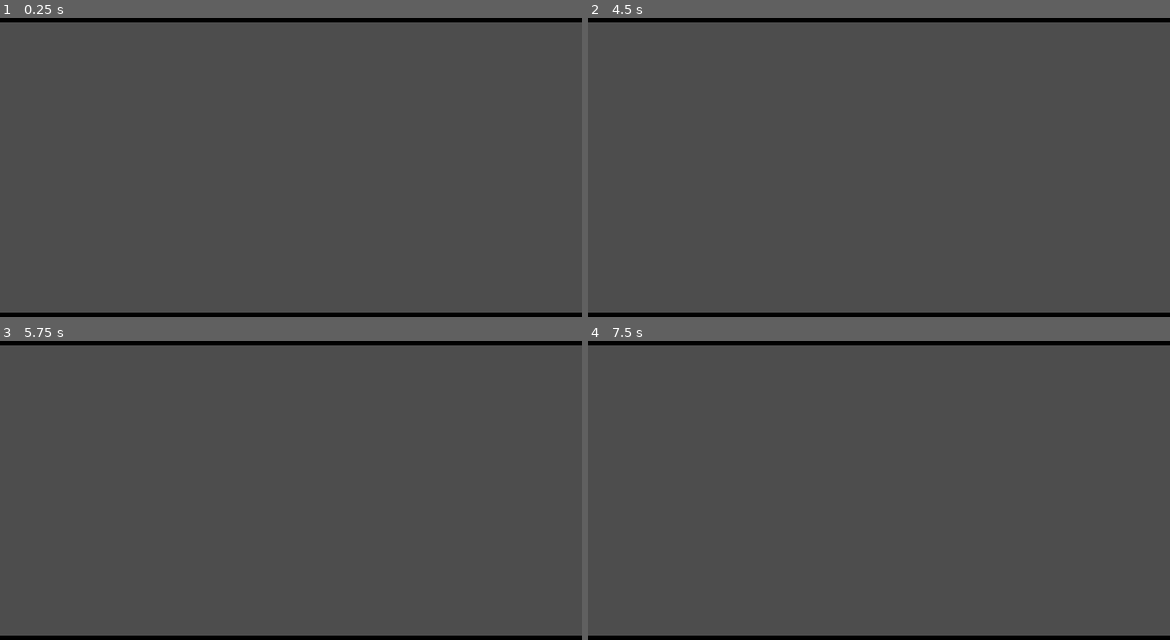
Above: before the commit, frames 1-4 (two rows, left to right).
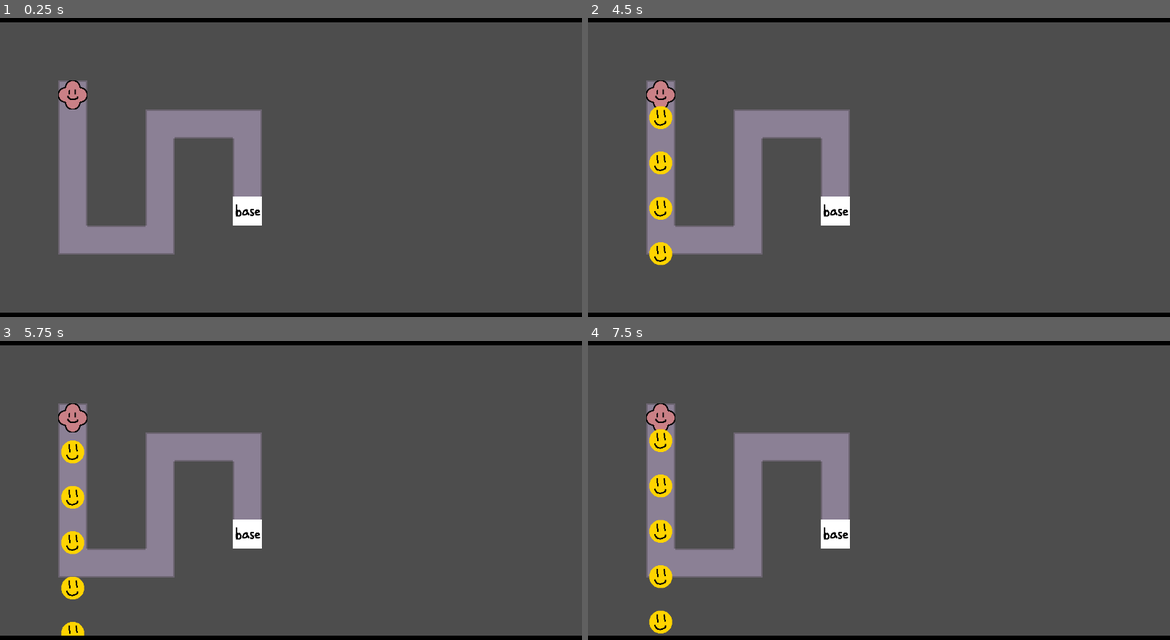
Above: after the commit, the same moments.

Repository: ladybunne/gmtk-game-jam-2024
Game: Godot game, scene res://MainScene.tscn
The game is run twice, just before and just after one commit, with the same random seed, the same clock (stepped at 60 frames per second) and the same inputs.
Inputs:
- Up to frame 1 (0.25 s): no input
- Up to frame 2 (4.5 s): tap Enter at 0.5 s
- Up to frame 3 (5.75 s): no input
- Up to frame 4 (7.5 s): no input

The runs differ from the first frame. In frame 1, 9.2% of the frame differs, in the area x 10-45%, y 20-80%; in frame 2, 9.3%; in frame 3, 9.6%, in the area x 10-45%, y 20-99%; in frame 4, 9.6%.

Commit message:
THE GAME

Diff:
--- a/GameThings/LevelTileSet.tres
+++ b/Assets/Tilesets/LevelTileSet.tres
@@ -1,6 +1,6 @@
 [gd_resource type="TileSet" load_steps=19 format=3 uid="uid://bxu7rt05x3aw8"]
 
-[ext_resource type="Texture2D" uid="uid://c1kr3hcmkep2f" path="res://Assets/Tilesets/tileset.png" id="1_gwwmx"]
+[ext_resource type="Texture2D" uid="uid://c1kr3hcmkep2f" path="res://Assets/Tiles/tileset.png" id="1_gfreu"]
 
 [sub_resource type="NavigationPolygon" id="NavigationPolygon_ebkoo"]
 vertices = PackedVector2Array(32, 32, -32, 32, -32, -32, 32, -32)
@@ -99,7 +99,7 @@
 agent_radius = 0.0
 
 [sub_resource type="TileSetAtlasSource" id="TileSetAtlasSource_xfw5l"]
-texture = ExtResource("1_gwwmx")
+texture = ExtResource("1_gfreu")
 texture_region_size = Vector2i(64, 64)
 0:0/0 = 0
 0:0/0/terrain_set = 0
--- a/GameScene.tscn
+++ b/GameScene.tscn
@@ -1,7 +1,10 @@
-[gd_scene load_steps=2 format=3 uid="uid://cld0f8mg8m62w"]
+[gd_scene load_steps=3 format=3 uid="uid://cld0f8mg8m62w"]
 
 [ext_resource type="PackedScene" uid="uid://c7f6l47krk6xs" path="res://Scenes/UI/UI.tscn" id="1_4wb6o"]
+[ext_resource type="PackedScene" uid="uid://dqx0tgwtfe1g8" path="res://Scenes/TestLevel.tscn" id="2_v6iw5"]
 
 [node name="GameScene" type="Node"]
 
 [node name="UI" parent="." instance=ExtResource("1_4wb6o")]
+
+[node name="TestLevel" parent="." instance=ExtResource("2_v6iw5")]
--- /dev/null
+++ b/GameThings/Base.gd
@@ -0,0 +1 @@
+extends StaticBody2D
--- a/GameThings/Base.tscn
+++ b/GameThings/Base.tscn
@@ -1,3 +1,15 @@
-[gd_scene format=3 uid="uid://cwem31dqdtony"]
+[gd_scene load_steps=4 format=3 uid="uid://cwem31dqdtony"]
 
-[node name="Base" type="Node2D"]
+[ext_resource type="Script" path="res://GameThings/Base.gd" id="1_hxo7n"]
+[ext_resource type="Texture2D" uid="uid://bfokkaff6tm36" path="res://Assets/Sprites/base.png" id="1_t4542"]
+
+[sub_resource type="RectangleShape2D" id="RectangleShape2D_18w4u"]
+
+[node name="Base" type="StaticBody2D"]
+script = ExtResource("1_hxo7n")
+
+[node name="Sprite2D" type="Sprite2D" parent="."]
+texture = ExtResource("1_t4542")
+
+[node name="CollisionShape2D" type="CollisionShape2D" parent="."]
+shape = SubResource("RectangleShape2D_18w4u")
--- /dev/null
+++ b/GameThings/Enemy.gd
@@ -0,0 +1,12 @@
+extends CharacterBody2D
+
+@export var speed: float = 100
+
+# Called when the node enters the scene tree for the first time.
+func _ready() -> void:
+	pass # Replace with function body.
+
+
+# Called every frame. 'delta' is the elapsed time since the previous frame.
+func _process(delta: float) -> void:
+	move_and_collide(Vector2.DOWN * Vector2(0, speed) * delta)
--- a/GameThings/Enemy.tscn
+++ b/GameThings/Enemy.tscn
@@ -1,8 +1,18 @@
-[gd_scene load_steps=2 format=3 uid="uid://0wjxf4s3ct76"]
+[gd_scene load_steps=4 format=3 uid="uid://0wjxf4s3ct76"]
 
+[ext_resource type="Script" path="res://GameThings/Enemy.gd" id="1_6ags1"]
 [ext_resource type="Texture2D" uid="uid://b26o4huku0mt1" path="res://Assets/Sprites/smiley.png" id="1_eo6st"]
 
-[node name="Enemy" type="Node2D"]
+[sub_resource type="CircleShape2D" id="CircleShape2D_st7nf"]
+radius = 20.0
+
+[node name="Enemy" type="CharacterBody2D"]
+collision_mask = 0
+script = ExtResource("1_6ags1")
 
 [node name="Sprite2D" type="Sprite2D" parent="."]
+texture_filter = 1
 texture = ExtResource("1_eo6st")
+
+[node name="CollisionShape2D" type="CollisionShape2D" parent="."]
+shape = SubResource("CircleShape2D_st7nf")
--- /dev/null
+++ b/GameThings/Level.gd
@@ -0,0 +1,14 @@
+extends Node2D
+
+
+@export var tile_map_layer: TileMapLayer
+
+# Called when the node enters the scene tree for the first time.
+func _ready() -> void:
+	pass # Replace with function body.
+
+
+
+# Called every frame. 'delta' is the elapsed time since the previous frame.
+func _process(delta: float) -> void:
+	pass
--- a/GameThings/Level.tscn
+++ b/GameThings/Level.tscn
@@ -1,8 +1,11 @@
-[gd_scene load_steps=2 format=4 uid="uid://w6fk256glcoe"]
+[gd_scene load_steps=3 format=4 uid="uid://w6fk256glcoe"]
 
-[ext_resource type="TileSet" uid="uid://bxu7rt05x3aw8" path="res://GameThings/LevelTileSet.tres" id="1_ibe44"]
+[ext_resource type="Script" path="res://GameThings/Level.gd" id="1_4bqo3"]
+[ext_resource type="TileSet" uid="uid://bxu7rt05x3aw8" path="res://Assets/Tilesets/LevelTileSet.tres" id="1_ibe44"]
 
-[node name="Level" type="Node2D"]
+[node name="Level" type="Node2D" node_paths=PackedStringArray("tile_map_layer")]
+script = ExtResource("1_4bqo3")
+tile_map_layer = NodePath("TileMapLayer")
 
 [node name="TileMapLayer" type="TileMapLayer" parent="."]
 tile_map_data = PackedByteArray("AAACAAIAAAADAAMAAAACAAMAAAADAAAAAAACAAQAAAADAAAAAAACAAUAAAADAAAAAAACAAYAAAADAAAAAAACAA …(224 unchanged characters)…
--- /dev/null
+++ b/GameThings/Spawner.gd
@@ -0,0 +1,21 @@
+extends Node2D
+
+@export_group("Internal")
+@export var next_spawn_timer: Timer
+@export var next_wave_timer: Timer
+@export_group("")
+
+@export var enemy_to_spawn: PackedScene
+
+# Called when the node enters the scene tree for the first time.
+func _ready() -> void:
+	next_spawn_timer.timeout.connect(spawn_enemy)
+
+# Called every frame. 'delta' is the elapsed time since the previous frame.
+func _process(delta: float) -> void:
+	pass
+
+func spawn_enemy():
+	var new_enemy = enemy_to_spawn.instantiate()
+	new_enemy.position = position
+	get_parent().add_child(new_enemy)
--- a/GameThings/Spawner.tscn
+++ b/GameThings/Spawner.tscn
@@ -1,3 +1,20 @@
-[gd_scene format=3 uid="uid://u2q37unjbsb"]
+[gd_scene load_steps=4 format=3 uid="uid://u2q37unjbsb"]
 
-[node name="Spawner" type="Node2D"]
+[ext_resource type="Texture2D" uid="uid://3up2wimjbuxr" path="res://Assets/Sprites/spawner.png" id="1_3fsqp"]
+[ext_resource type="Script" path="res://GameThings/Spawner.gd" id="1_rky0c"]
+[ext_resource type="PackedScene" uid="uid://0wjxf4s3ct76" path="res://GameThings/Enemy.tscn" id="2_h2f5h"]
+
+[node name="Spawner" type="Node2D" node_paths=PackedStringArray("next_spawn_timer", "next_wave_timer")]
+script = ExtResource("1_rky0c")
+next_spawn_timer = NodePath("NextSpawnTimer")
+next_wave_timer = NodePath("NextWaveTimer")
+enemy_to_spawn = ExtResource("2_h2f5h")
+
+[node name="Sprite2D" type="Sprite2D" parent="."]
+texture = ExtResource("1_3fsqp")
+
+[node name="NextSpawnTimer" type="Timer" parent="."]
+autostart = true
+
+[node name="NextWaveTimer" type="Timer" parent="."]
+wait_time = 30.0
--- /dev/null
+++ b/Scenes/TestLevel.tscn
@@ -0,0 +1,15 @@
+[gd_scene load_steps=4 format=3 uid="uid://dqx0tgwtfe1g8"]
+
+[ext_resource type="PackedScene" uid="uid://w6fk256glcoe" path="res://GameThings/Level.tscn" id="1_2db0s"]
+[ext_resource type="PackedScene" uid="uid://cwem31dqdtony" path="res://GameThings/Base.tscn" id="2_kkbwq"]
+[ext_resource type="PackedScene" uid="uid://u2q37unjbsb" path="res://GameThings/Spawner.tscn" id="3_lq0i7"]
+
+[node name="TestLevel" type="Node2D"]
+
+[node name="Level" parent="." instance=ExtResource("1_2db0s")]
+
+[node name="Base" parent="." instance=ExtResource("2_kkbwq")]
+position = Vector2(544, 416)
+
+[node name="Spawner" parent="." instance=ExtResource("3_lq0i7")]
+position = Vector2(160, 160)
Binary file added: Assets/Sprites/base.png
Not shown, added: Assets/Sprites/base.png.import
Binary file added: Assets/Sprites/spawner.png
Not shown, added: Assets/Sprites/spawner.png.import
Renamed: Assets/Tilesets/tileset.png -> Assets/Tiles/tileset.png
Not shown, changed: Assets/Tiles/tileset.png.import
